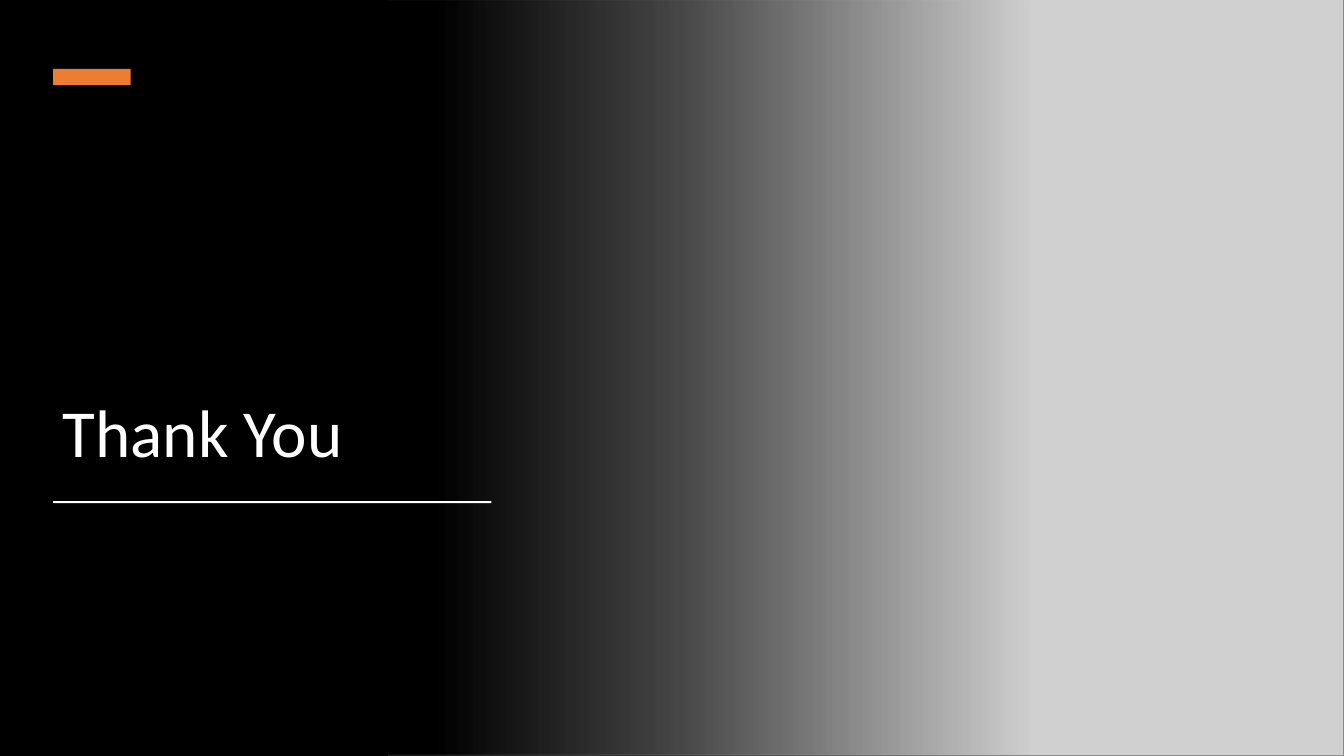
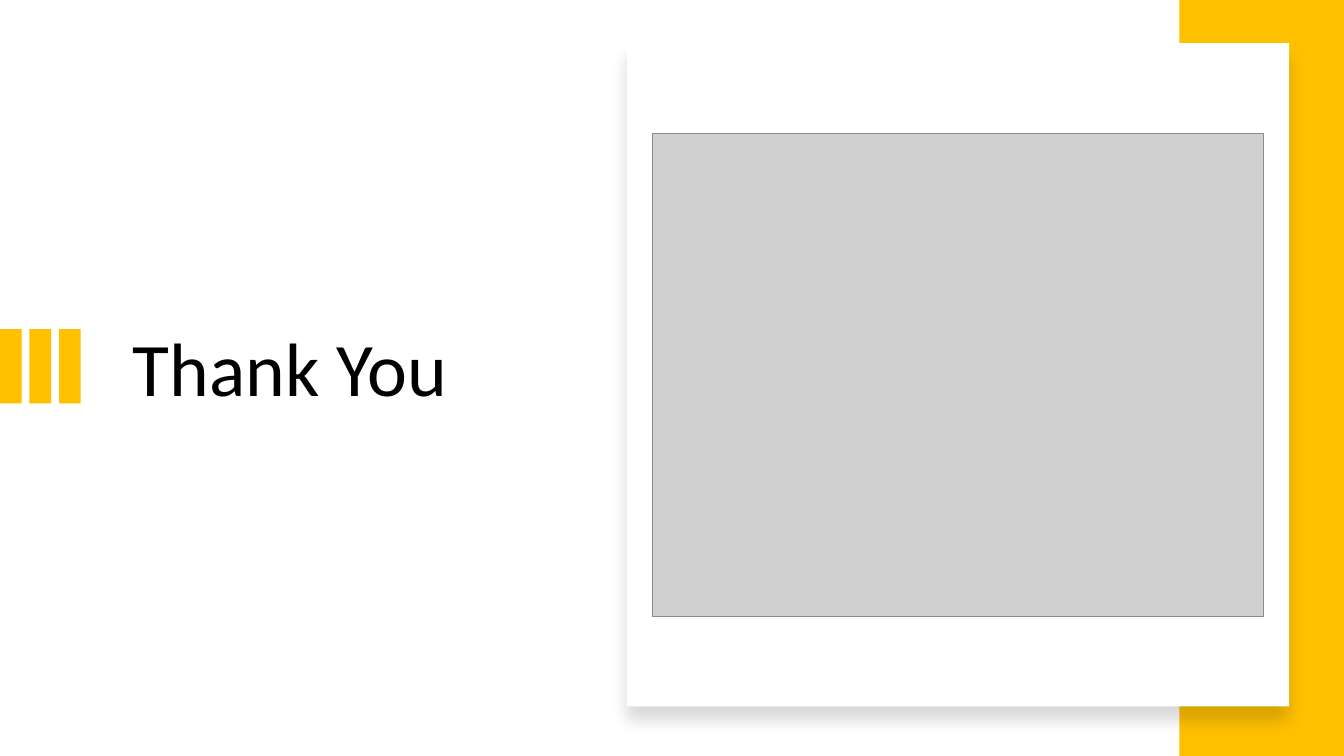
Before and after one commit to Tayor-Doofs/SQL-PROJECTS, a slide deck: slide 14 of 8weeksqlchallenge/Week1_Danny's_Diner/Case_Study1_queries_deck.pptx. Drawn at 1344x756 pixels with LibreOffice and Linux fonts; fonts in the diff are those of the drawing; grey boxes stand for pictures. Boxes give left, top, right and bottom in pixels: in the first picture for what was removed or moved away, otherwise in the second. Text is boxed around its words. In the diff, an @@ line names an element or a change of style, - is before the commit and + after.

```diff
--- a/8weeksqlchallenge/Week1_Danny's_Diner/Case_Study1_queries_deck.pptx
+++ b/8weeksqlchallenge/Week1_Danny's_Diner/Case_Study1_queries_deck.pptx
@@ background #000000 to #FFFFFF @@
@@ rectangle removed at [0, 0, 1029, 756] @@
@@ rectangle added at [1180, 0, 1344, 756], fill #FFC000 @@
@@ rectangle added at [627, 43, 1290, 707], fill #FFFFFF @@
@@ rectangle removed at [53, 69, 131, 85] @@
@@ picture: place and size @@
-picture at [388, 0, 1344, 756]
+picture at [653, 133, 1263, 616]
@@ rectangle added at [0, 329, 21, 403], fill #FFC000 @@
@@ rectangle added at [29, 329, 50, 403], fill #FFC000 @@
@@ rectangle added at [59, 329, 81, 403], fill #FFC000 @@
@@ title "Thank You": place and size @@
-title "Thank You" at [63, 410, 342, 458]
+title "Thank You" at [133, 343, 448, 397]
@@ title "Thank You" at [133, 343, 448, 397]: size 48 to 54 pt, text colour #FFFFFF to #000000; vertical alignment bottom to top @@
@@ rectangle removed at [53, 501, 492, 503] @@
```
Also in this commit, not shown: 3 other slides changed.
